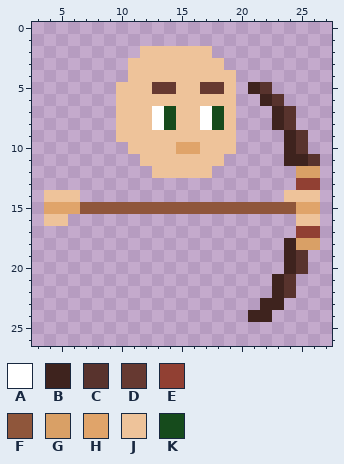
Pixel-art file: production/textures/SEEMS_LIKE_04ko.aseprite. That is the earlier state.
32x32 pixels, 1 frame. Colours within 5 levels of each other are drawn and written as one. Shown: x 3..27, y 0..26.
Visible layers, top first: "Bow", "head", "Body".
Palette (. is transparent): A #ffffff  B #3e231e  C #58332d  D #663931  E #914033  F #8f563b  G #d9a066  H #e0a46a  J #eec39a  K #164b1c
Pixels before, first column x 4:
 2 ........JJJJJJ.........
 3 .......JJJJJJJJ........
 4 .......JJJJJJJJJ.......
 5 ......JJJDDJJDDJ.BC....
 6 ......JJJJJJJJJJ..BC...
 7 ......JJJAKJJAKJ...BC..
 8 ......JJJAKJJAKJ...BC..
 9 ......JJJJJJJJJJ....BC.
10 .......JJJJHHJJJ....BC.
11 ........JJJJJJJ.....BBC
12 .........JJJJJ.......GG
13 .....................EE
14 JJJ.................JJJ
15 HHHFFFFFFFFFFFFFFFFFFHH
16 JJ...................JJ
17 .....................EE
18 ....................BGG
19 ....................BC.
20 ....................BC.
21 ...................BC..
22 ...................BC..
23 ..................BB...
24 .................BB....
The same view after the edit:
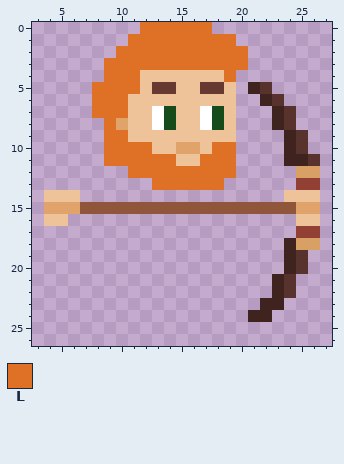
Colours new in this view: L #df7126
Log entry: volosi+boroda+todo:(volinka+kilt)
Diff:
Changed rows in their new state; - is an unchanged pixel.
Layer "hood":
first column x 8:
 0 ----LLLLLL---
 1 ---LLLLLLLLL-
 2 --LLLLLLLLLLL
 3 -LLLLLLLLLLLL
 4 -LLL-------L-
 5 LLLL---------
 6 LLL----------
 7 LLL----------
 8 -LH----------
 9 -LL----------
10 -LLLL-----LL-
11 -LLLLLL--LLL-
12 ---LLLLLLLLL-
13 -----LLLLLL--
